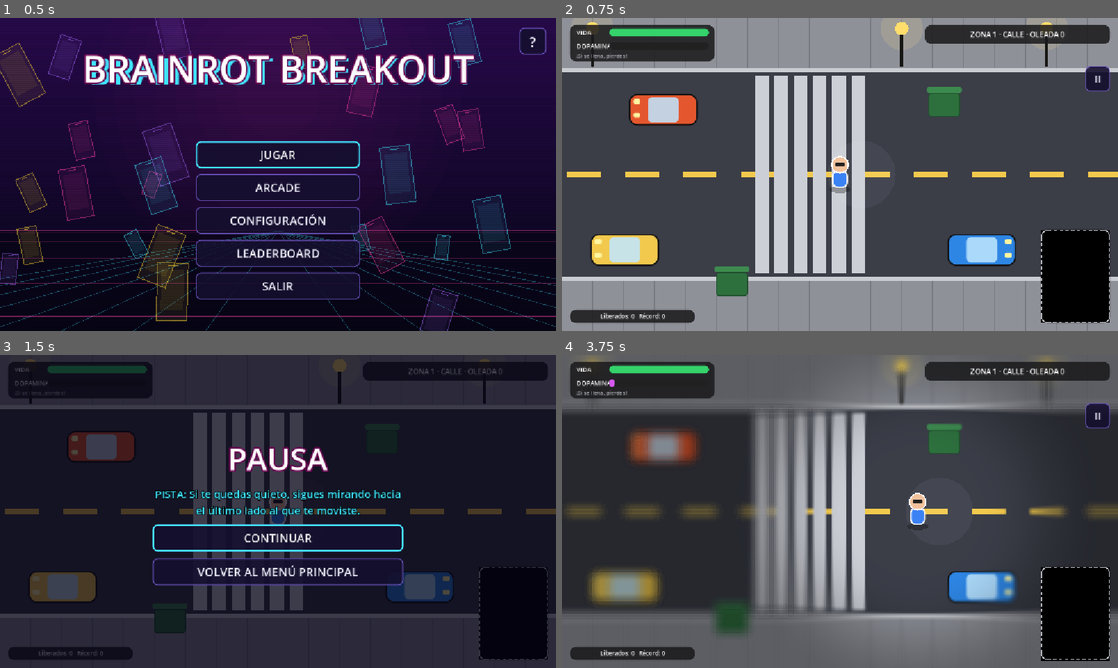
Above: before the commit, frames 1-4 (two rows, left to right).
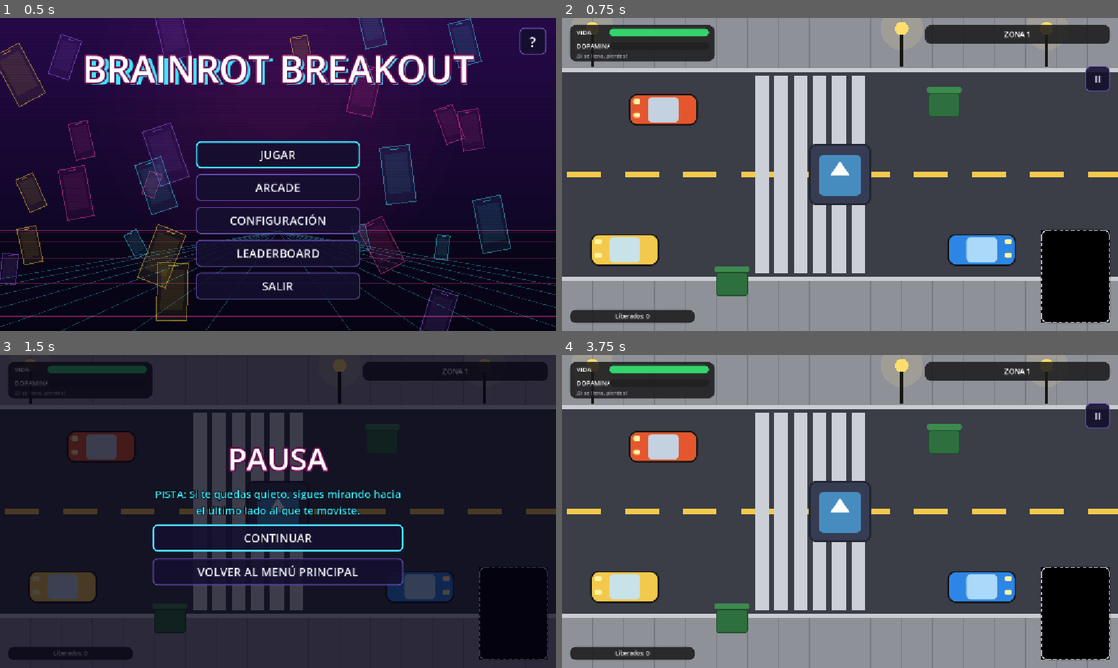
Above: after the commit, the same moments.

Repository: Moon-collab1/Brainrot-Breakout
Game: Godot game, scene res://menu/menu.tscn
Same seed, same stepped clock (60 frames per second), same inputs: the game is played once before the commit and once after it. The engine's default icon, where the game draws it, is replaced by a stand-in: a white triangle on a blue panel in a dark square. Video files are missing from this copy of the repository; at most half a second of black plays in their place. Sound files missing from this copy of the repository are replaced by a short silence.
Inputs (mouse positions are in pixels of both pictures, inside the frame that each line leads up to):
- Up to frame 1 (0.5 s): no input
- Up to frame 2 (0.75 s): click "JUGAR" at 0.5 s
- Up to frame 3 (1.5 s): click "II" at 1.25 s
- Up to frame 4 (3.75 s): click "CONTINUAR" at 2 s; tap Enter at 2.75 s; move the mouse to (962, 495) at 2.77 s; hold Right (mover_derecha) 2.78-3.5 s; tap X (cachetada) at 2.85 s; click (962, 495) at 2.92 s; tap Space (celular) at 3.05 s; drag from (728, 527) to (917, 511) at 3.52 s

Frame 1 is identical in both runs. In frame 2, 2.2% of the frame differs, in the area x 6-91%, y 4-97%; in frame 3, 0.9%; in frame 4, 57%, in the area x 0-100%, y 0-100%.
Error after the commit: Parse Error: Cannot find member "xp_inicio" in base "Registro". (res://comun/jugador/jugador.gd:92)

Commit message:
Jugador: sprites, cachetada animada, celular en la mano y 12 skins por nivel
Co-Authored-By: Claude Opus 5.5 <noreply@anthropic.com>
Claude-Session: https://claude.ai/code/session_016mGgAhEQUvSseoC66V1JNa

Diff:
--- a/Brainrot-Breakout/comun/jugador/jugador.gd
+++ b/Brainrot-Breakout/comun/jugador/jugador.gd
@@ -15,8 +15,29 @@
 # Valores visuales/colisión (para revertir: ESCALA = 1.0, RADIO = 10.0)
 const ESCALA = 0.4
 const RADIO = 20.0
+const POSE_DURA = 0.3        # segundos que el sprite muestra la cachetada (carga, barrido, impacto, remate)
 const GOLPE_DURA = 0.18      # segundos que dura la animación de la cachetada (la mano cruzando)
 const EMPUJE_TIEMPO = 0.25   # lo que dura el empujón del Pulso del jefe
+# Sprite animado (assets/sprites/jugador_N.png, una hoja por nivel: 0-3 quieto, 4-9 caminando, 10-13 cachetada).
+# Para volver al dibujo por código: USAR_SPRITES = false
+const USAR_SPRITES = true
+# Una hoja por nivel: la skin mejora al subir de nivel con XP (1 normal ... 6-10 cada vez más fuerte: músculos, vendas, cinturón de campeón, armadura)
+const HOJAS_NIVEL = [
+	preload("res://assets/sprites/jugador_1.png"),
+	preload("res://assets/sprites/jugador_2.png"),
+	preload("res://assets/sprites/jugador_3.png"),
+	preload("res://assets/sprites/jugador_4.png"),
+	preload("res://assets/sprites/jugador_5.png"),
+	preload("res://assets/sprites/jugador_6.png"),
+	preload("res://assets/sprites/jugador_7.png"),
+	preload("res://assets/sprites/jugador_8.png"),
+	preload("res://assets/sprites/jugador_9.png"),
+	preload("res://assets/sprites/jugador_10.png"),
+	preload("res://assets/sprites/jugador_11.png"),
+	preload("res://assets/sprites/jugador_12.png"),
+]
+const XP_NIVELES = [0, 90, 220, 380, 570, 790, 1040, 1320, 1630, 1980, 2380, 2820]   # 12 niveles   # XP que hace falta para cada nivel (1 a 10)
+const NOMBRES_NIVEL = ["Novato", "Callejero", "Desconectado", "Leyenda", "Libre total", "Entrenado", "Boxeador", "Campeón", "Blindado", "Titán", "Coloso", "Leyenda Suprema"]
 
 var vel = 300.0            # velocidad base (px/s)
 var cel_abierto = false    # celular abierto: cura, sube la dopamina y frena
@@ -41,7 +62,23 @@
 # Efectos de los jefes de las zonas 4 a 6 (se apagan solos al llegar a 0)
 var invertido_t = 0.0      # «Control invertido» del Dr. Dopamina: segundos que faltan
 var cel_bloqueado_t = 0.0  # «Apagón del celular» del Núcleo-∞: segundos que faltan
+var xp = 0                # experiencia (se recoge de los celulares y audífonos del piso)
+var nivel = 1             # 1 a 12, sale de XP_NIVELES
+var racha = 0             # objetos recogidos seguidos (sin pasar más de RACHA_SEG entre uno y otro)
+var t_racha = 0.0
+const RACHA_SEG = 1.6
+var cel_trans = 0.0       # > 0 mientras saca o guarda el celular (animación de la mano)
+var cel_antes = false     # para saber si el celular se acaba de abrir o cerrar
+const CEL_TRANS = 0.22
+var pose_golpe = 0.0      # tiempo que le queda a la pose de cachetada del sprite (cuadros 10-13)
 var golpe_t = 0.0          # tiempo que le queda a la animación de la cachetada (0 = no está pegando)
+# Animación y efectos visuales
+var spr: Sprite2D          # el sprite animado (se crea en _ready)
+var anim_t = 0.0           # reloj de la animación
+var vida_ant = 100.0       # vida del cuadro anterior (para saber si lo golpearon)
+var dano_t = 0.0           # mientras sea > 0 el sprite se ve rojo (recibió daño)
+var dano_aviso_t = 0.0     # espera entre un destello de pantalla y el siguiente
+var polvo_t = 0.0          # espera entre una nubecita de polvo y la siguiente
 
 # Prepara al jugador: lee el récord, recupera los libres con que llegó y crea la viñeta
 func _ready():
@@ -49,7 +86,17 @@
 	record = reg.leer()
 	libres = Registro.libres_inicio   # los libres con que se entró a la zona
 	$Sprite2D.scale = Vector2(ESCALA, ESCALA)
-	$Sprite2D.visible = false   # ahora el jugador se dibuja en _draw() (ver abajo)
+	$Sprite2D.visible = false   # el icono de Godot ya no se usa
+	if USAR_SPRITES:
+		spr = Sprite2D.new()
+		xp = Registro.xp_inicio
+		nivel = nivel_de(xp)
+		spr.texture = HOJAS_NIVEL[nivel - 1]
+		spr.scale = Vector2.ONE * escala_nivel()
+		spr.position.y = pies_nivel()
+		spr.hframes = 30   # 0-3 quieto, 4-9 caminando, 10-13 cachetada, 14-15 sacar celular, 16-19 scroll, 20-25 caminando con celular, 26-29 cachetada con celular
+		spr.frame = 0
+		add_child(spr)
 	var forma = CircleShape2D.new()
 	forma.radius = RADIO
 	$CollisionShape2D.shape = forma
@@ -93,6 +140,8 @@
 	if golpe_t > 0.0:
 		golpe_t = max(golpe_t - delta, 0.0)
 		queue_redraw()
+
+	animar(delta)
 
 	enfria -= delta
 	if Input.is_action_just_pressed("cachetada") and enfria <= 0.0:
@@ -121,6 +170,142 @@
 	empuje = empuje.move_toward(Vector2.ZERO, empuje_decae * delta)
 	move_and_slide()   # respeta autos, basureros y muros aunque haya empuje
 
+# Elige el cuadro del sprite, lo voltea hacia donde mira, lo pone rojo si lo golpean y suelta polvo
+func animar(delta):
+	# ¿le quitaron vida? (los zombis y el jefe se la restan directo a "vida")
+	if vida < vida_ant - 0.02:
+		dano_t = 0.16
+		if dano_aviso_t <= 0.0:
+			dano_aviso_t = 0.6
+			Fx.destello(Color(1, 0.1, 0.1), 0.16, 0.25)
+			Fx.temblor(3.0, 0.12)
+			Fx.chispas(global_position + Vector2(0, -10), Color(1, 0.35, 0.35), 6, 130.0, 0.35, 4.0)
+	vida_ant = vida
+	dano_t = max(dano_t - delta, 0.0)
+	dano_aviso_t = max(dano_aviso_t - delta, 0.0)
+
+	t_racha = max(t_racha - delta, 0.0)
+	if t_racha <= 0.0:
+		racha = 0
+	var camina = velocity.length() > 20.0
+	anim_t += delta
+	if camina:
+		polvo_t -= delta
+		if polvo_t <= 0.0:
+			polvo_t = 0.16
+			Fx.polvo(global_position + Vector2(-cara.x * 6.0, 30.0))
+	if spr == null:
+		return
+	pose_golpe = max(pose_golpe - delta, 0.0)
+	# ¿se acaba de abrir o cerrar el celular? -> la mano lo saca del bolsillo o lo guarda
+	if cel_abierto != cel_antes:
+		cel_antes = cel_abierto
+		cel_trans = CEL_TRANS
+		Fx.sonar("whoosh", 1.6 if cel_abierto else 1.3, -10.0)
+	cel_trans = max(cel_trans - delta, 0.0)
+	if pose_golpe > 0.0:
+		# carga -> barrido -> impacto (se sostiene) -> remate. Con el celular abierto pega con la
+		# otra mano mientras sigue mirando el celular (cuadros 26-29)
+		var t = POSE_DURA - pose_golpe
+		var base = 26 if cel_abierto else 10
+		spr.frame = base + (0 if t < 0.05 else (1 if t < 0.09 else (2 if t < 0.22 else 3)))
+	elif cel_trans > 0.0:
+		# sacar: bolsillo (14) -> subiendo (15); guardar: al revés
+		var mitad = cel_trans > CEL_TRANS / 2.0
+		if cel_abierto:
+			spr.frame = 14 if mitad else 15
+		else:
+			spr.frame = 15 if mitad else 14
+	elif cel_abierto:
+		# mirando el celular y haciendo scroll con el pulgar
+		if camina:
+			spr.frame = 20 + int(anim_t * 10.0) % 6
+		else:
+			spr.frame = 16 + int(anim_t * 6.0) % 4
+	elif camina:
+		spr.frame = 4 + int(anim_t * 12.0) % 6
+	else:
+		spr.frame = int(anim_t * 5.0) % 4
+	if abs(cara.x) > 0.2:
+		spr.flip_h = cara.x < 0.0
+	# rojo si lo golpearon, azulado si tiene el celular abierto
+	if dano_t > 0.0:
+		spr.modulate = Color(1.0, 0.45, 0.45)
+	elif cel_abierto:
+		spr.modulate = Color(0.8, 0.9, 1.0)
+	else:
+		spr.modulate = Color(1, 1, 1)
+
+# ---------------- XP y niveles ----------------
+
+# Solo visual: en cada nivel el personaje se ve un poco más grande (nivel 10 = 30 % más)
+func escala_nivel():
+	return 1.0 + (nivel - 1) * 0.033
+
+# La llama celular_suelo.gd al recoger un celular o unos audífonos.
+# Lleva la racha: cada objeto seguido suena más agudo y cada 5 sale «¡RACHA xN!».
+func recoger_objeto(puntos, pos):
+	racha = racha + 1 if t_racha > 0.0 else 1
+	t_racha = RACHA_SEG
+	var tono = min(1.0 + 0.07 * (racha - 1), 2.0)
+	var extra = ("  x%d" % racha) if racha >= 3 else ""
+	if nivel >= XP_NIVELES.size():
+		# nivel máximo: ya no hay XP, cura un poquito
+		vida = min(vida + 2.0, 100.0)
+		Fx.sonar("curar", tono)
+		Fx.chispas(pos, Color(0.4, 1.0, 0.5), 10, 160.0, 0.4, 4.0)
+		Fx.texto_flotante(pos + Vector2(0, -26), "+2 vida" + extra, Color(0.45, 1.0, 0.55), 18)
+	else:
+		Fx.sonar("recoger", tono)
+		Fx.chispas(pos, Color(0.45, 0.95, 1.0), 10, 160.0, 0.4, 4.0)
+		Fx.texto_flotante(pos + Vector2(0, -26), "+%d XP%s" % [puntos, extra], Color(0.45, 0.95, 1.0), 18 + min(racha, 10))
+		ganar_xp(puntos)
+	if racha % 5 == 0:
+		Fx.sonar("combo", 1.0 + 0.05 * (racha / 5))
+		Fx.texto_flotante(global_position + Vector2(0, -95), "¡RACHA x%d!" % racha, Color(1.0, 0.85, 0.2), 28)
+		Fx.onda(global_position, 80.0, Color(1.0, 0.85, 0.3), 0.35)
+
+# Al crecer, el sprite sube para que los pies sigan en el mismo sitio (así no "pisa" las cajas
+# ni los sofás: lo que choca es el círculo de los pies, que no cambia)
+func pies_nivel():
+	return -36.0 * (escala_nivel() - 1.0)
+
+func nivel_de(puntos):
+	var n = 1
+	for i in range(XP_NIVELES.size()):
+		if puntos >= XP_NIVELES[i]:
+			n = i + 1
+	return n
+
+# XP que falta / total del nivel actual (para la barra del HUD). En el nivel máximo queda llena.
+func progreso_xp():
+	if nivel >= XP_NIVELES.size():
+		return 1.0
+	var a = XP_NIVELES[nivel - 1]
+	var b = XP_NIVELES[nivel]
+	return float(xp - a) / float(b - a)
+
+# Suma XP; si sube de nivel cambia la skin con un efecto grande
+func ganar_xp(n):
+	xp += n
+	var nuevo = nivel_de(xp)
+	if nuevo > nivel:
+		nivel = nuevo
+		if spr != null:
+			spr.texture = HOJAS_NIVEL[nivel - 1]
+			spr.position.y = pies_nivel()
+			spr.scale = Vector2.ONE * escala_nivel() * 1.4
+			create_tween().tween_property(spr, "scale", Vector2.ONE * escala_nivel(), 0.35).set_trans(Tween.TRANS_BACK).set_ease(Tween.EASE_OUT)
+		Fx.onda(global_position, 120.0, Color(0.4, 0.95, 1.0), 0.5)
+		Fx.chispas(global_position, Color(1.0, 0.85, 0.3), 30, 260.0, 0.7, 6.0)
+		Fx.destello(Color(0.6, 0.95, 1.0), 0.25, 0.3)
+		Fx.temblor(5.0, 0.2)
+		Fx.texto_flotante(global_position + Vector2(0, -80), "¡NIVEL %d! %s" % [nivel, NOMBRES_NIVEL[nivel - 1]], Color(0.5, 1.0, 1.0), 26)
+		Fx.sonar("nivel")
+		var hud = get_parent().get_node_or_null("HUD")
+		if hud != null and hud.has_method("anunciar_nivel"):
+			hud.anunciar_nivel(nivel, NOMBRES_NIVEL[nivel - 1])
+
 # Empuja al jugador "desplaz" píxeles en total (si no choca con nada)
 func empujar(desplaz):
 	empuje = desplaz * 2.0 / EMPUJE_TIEMPO
@@ -133,27 +318,43 @@
 	if Muerte.activa:
 		return   # vida y dopamina pueden llegar a 0 en el mismo cuadro: se avisa una sola vez
 	print(razon)
+	Registro.xp_inicio = 0   # al perder, la XP y la skin vuelven al nivel 1
 	reg.guardar(libres)
 	Muerte.mostrar(razon, libres)
 
 # Cachetada: libera zombis, revienta burbujas/clones y le avisa a los jefes dónde pegó
 func dar_cachetada():
 	var centro = global_position + cara * desplaz   # el golpe se corre hacia donde mira
+	pose_golpe = POSE_DURA  # el sprite hace la pose de cachetada
+	Fx.sonar("whoosh", randf_range(0.9, 1.15), -4.0)
 	golpe_t = GOLPE_DURA   # arranca la animación de la mano (se dibuja en _draw())
 	queue_redraw()
 	var pego = false   # true si la cachetada le dio a algo (para el sonido de «hice daño»)
+	var tanda = 0      # cuántos zombis liberó este mismo golpe (para el combo)
 	for z in get_tree().get_nodes_in_group("zombis"):
 		if centro.distance_to(z.global_position) < radio_golpe:
-			ultimo_liberado = z.scene_file_path
-			z.liberar()
-			libres += 1
+			var dir_g = (z.global_position - centro).normalized()   # el celular sale hacia donde pegó
 			pego = true
+			var pos_z = z.global_position
+			if z.golpear(dir_g):   # false = aguantó (zombi con audífonos: pide 2 cachetadas)
+				ultimo_liberado = z.scene_file_path
+				libres += 1
+				tanda += 1
+				Fx.texto_flotante(pos_z + Vector2(0, -34), "+1", Color(0.7, 1.0, 0.5))
+				Fx.sonar("liberar", 1.0 + 0.1 * (tanda - 1))
 	# burbujas y clones del jefe: se revientan sin sumar a libres
 	for d in get_tree().get_nodes_in_group("destruibles"):
 		if centro.distance_to(d.global_position) < radio_golpe:
 			d.reventar()
 			pego = true
+			Fx.chispas(d.global_position, Color(1, 0.85, 0.4), 10, 200.0, 0.4, 5.0)
+	if tanda >= 3:
+		Fx.texto_flotante(centro + Vector2(0, -70), "¡COMBO x%d!" % tanda, Color(1.0, 0.75, 0.2), 34)
+		Fx.temblor(5.0 + tanda, 0.2)
+		Fx.sonar("combo", 1.0 + 0.04 * tanda)
 	if pego:
+		Fx.temblor(3.5, 0.12)
+		Fx.texto_flotante(centro + Vector2(cara.x * 20.0, -62), "¡PAF!", Color(1.0, 0.92, 0.35), 26)
 		MusicaGlobal.sonar_golpe()   # sonido de «hice daño» (el del jefe lo pone musica_global.gd)
 	# los corazones del jefe ya no se pueden bloquear con la cachetada
 	# el jefe decide solo si el golpe lo alcanza (cuerpo o antena)
@@ -169,6 +370,9 @@
 	draw_set_transform(Vector2(0, 31), 0.0, Vector2(1.0, 0.32))
 	draw_circle(Vector2.ZERO, 22.0, Color(0, 0, 0, 0.3))
 	draw_set_transform(Vector2.ZERO, 0.0, Vector2.ONE)
+	if USAR_SPRITES:
+		dibujar_cachetada()   # el cuerpo es el Sprite2D; aquí solo se dibuja la mano
+		return
 	# cuerpo azul con contorno blanco
 	var cuerpo = StyleBoxFlat.new()
 	cuerpo.bg_color = Color(0.23, 0.51, 0.96)
@@ -209,6 +413,8 @@
 	if puntos.size() >= 2:
 		draw_polyline(puntos, Color(1, 1, 1, 0.55), 14.0)
 		draw_polyline(puntos, Color(1, 1, 1, 0.9), 4.0)
+	if USAR_SPRITES:
+		return   # el brazo y la mano ya los muestra el sprite (cuadros 10-13)
 	# 4) el brazo y la mano abierta
 	var mano = punto_cachetada(avance, centro, lado)
 	draw_line(Vector2(0, 2), mano, Color(0.23, 0.51, 0.96), 9.0)   # manga azul, igual que el cuerpo
Binary file added: Brainrot-Breakout/assets/sprites/jugador_1.png
Not shown, added: Brainrot-Breakout/assets/sprites/jugador_1.png.import
Binary file added: Brainrot-Breakout/assets/sprites/jugador_10.png
Not shown, added: Brainrot-Breakout/assets/sprites/jugador_10.png.import
Binary file added: Brainrot-Breakout/assets/sprites/jugador_11.png
Not shown, added: Brainrot-Breakout/assets/sprites/jugador_11.png.import
Binary file added: Brainrot-Breakout/assets/sprites/jugador_12.png
Not shown, added: Brainrot-Breakout/assets/sprites/jugador_12.png.import
Binary file added: Brainrot-Breakout/assets/sprites/jugador_2.png
Not shown, added: Brainrot-Breakout/assets/sprites/jugador_2.png.import
Binary file added: Brainrot-Breakout/assets/sprites/jugador_3.png
Not shown, added: Brainrot-Breakout/assets/sprites/jugador_3.png.import
(and 12 more such lines)
